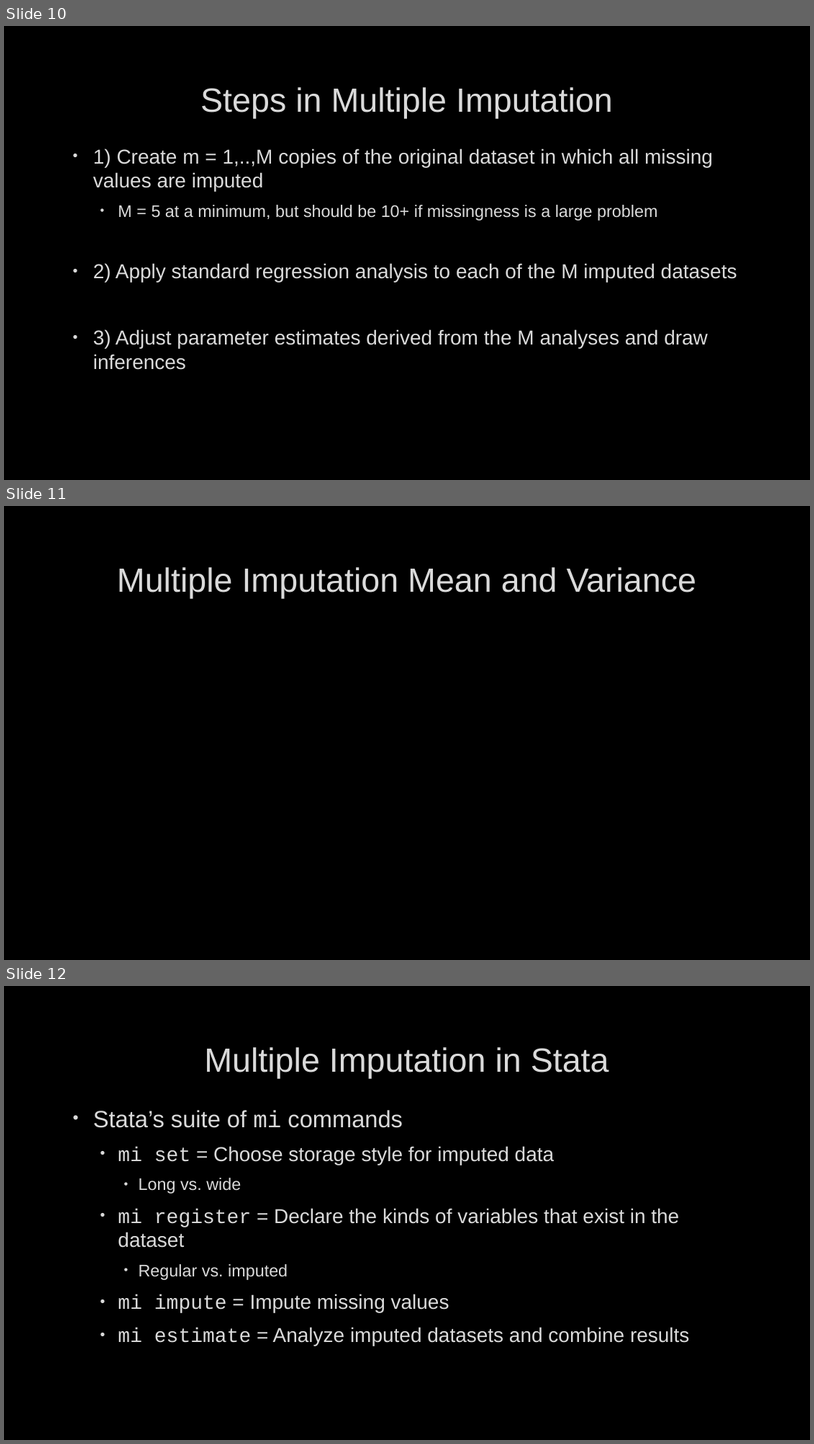
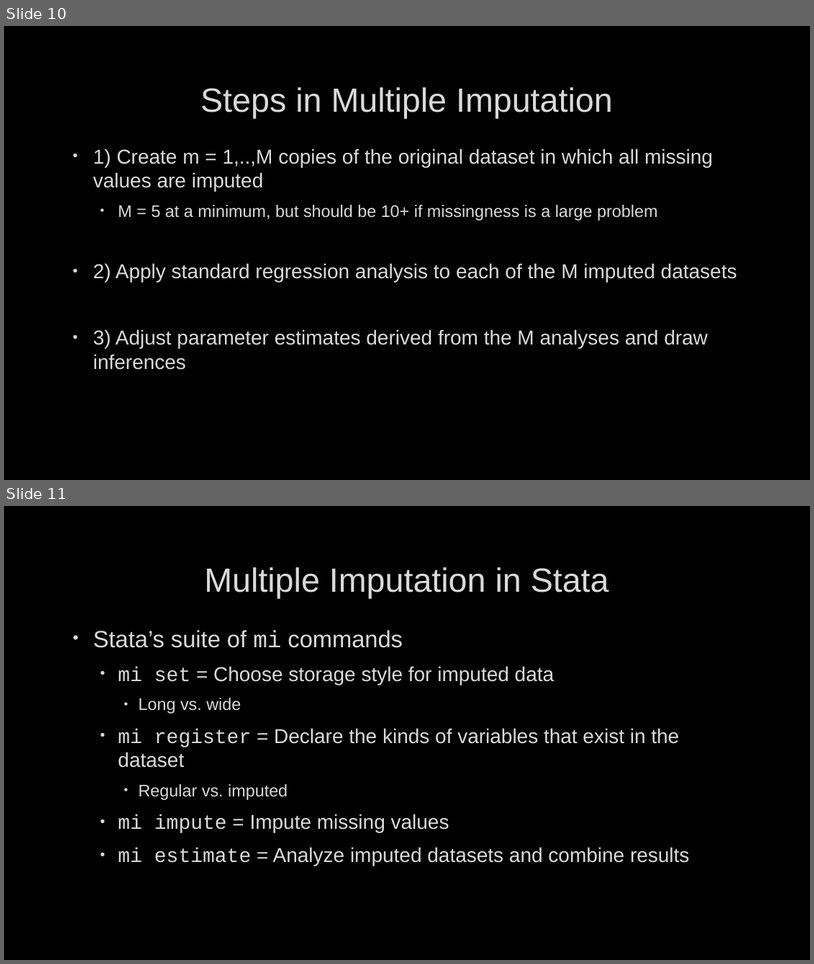
Before and after one commit to sdewittiii/Missing-Data-Imputation, a slide deck: Presentation/Multiple Imputation in Stata Tutorial.pptx. Shown one above the other, each under a label of ours: slides 10, 11 and 12 before the commit, slides 10 and 11 after it. The pictures are 814x1444 and 814x964 pixels, drawn with LibreOffice and Linux fonts; fonts in the diff are those of the drawing; grey boxes stand for pictures; background and template pictures are left out. Boxes give left, top, right and bottom in pixels: in the first picture for what was removed or moved away, otherwise in the second. Text is boxed around its words. In the diff, an @@ line names an element or a change of style, - is before the commit and + after.

```diff
--- a/Presentation/Multiple Imputation in Stata Tutorial.pptx
+++ b/Presentation/Multiple Imputation in Stata Tutorial.pptx
@@ slide 11 removed at box(4, 506, 810, 960), background picture (left out) @@
@@ title removed at box(117, 567, 697, 598) @@
-Multiple Imputation Mean and Variance
@@ what was slide 12 is now slide 11 @@
```
Also in this commit, not shown: 8 slides changed, 7 slides added, 12 other files.
